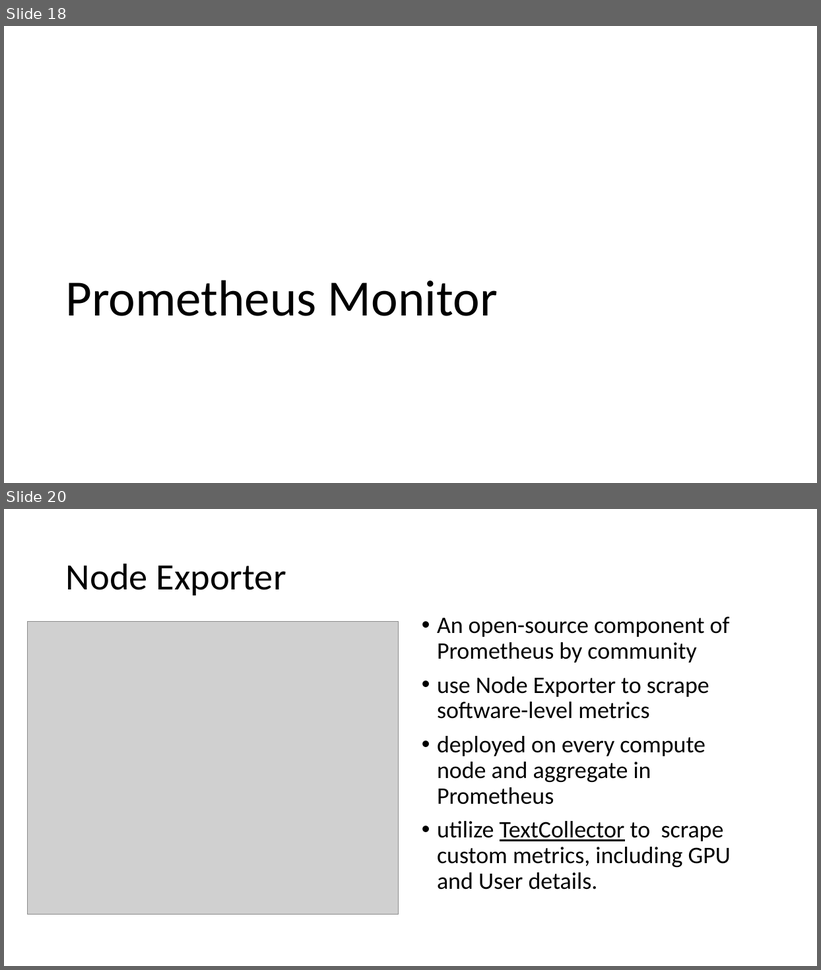
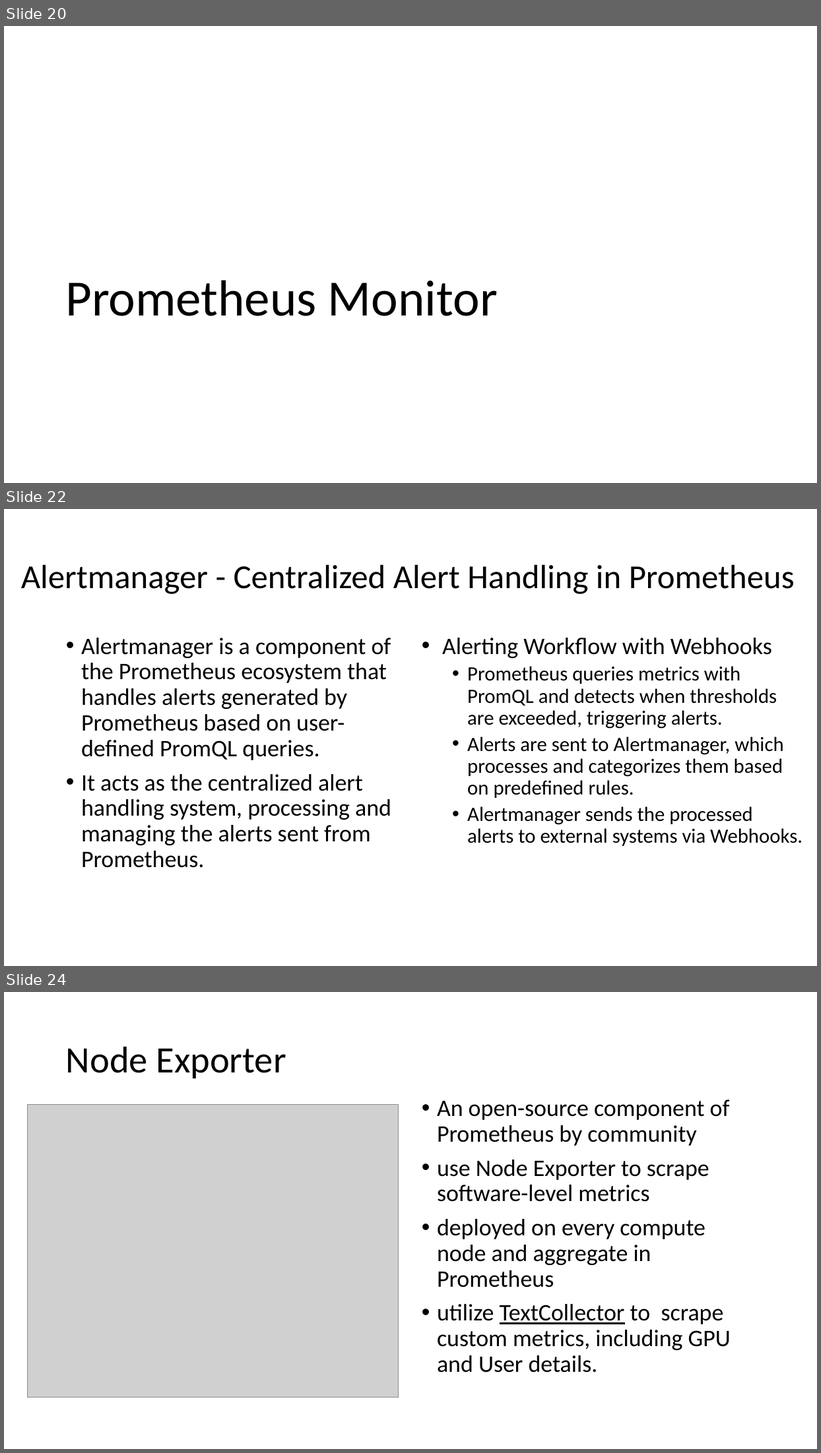
Before and after one commit to similar2/HPCAlertSystem, a slide deck: docs/高性能集群监控系统.pptx. Shown one above the other, each under a label of ours: slides 18 and 20 before the commit, slides 20, 22 and 24 after it; the slides between them are not shown. The pictures are 821x970 and 821x1453 pixels, drawn with LibreOffice and Linux fonts; fonts in the diff are those of the drawing; grey boxes stand for pictures. Boxes give left, top, right and bottom in pixels: in the first picture for what was removed or moved away, otherwise in the second. Text is boxed around its words. In the diff, an @@ line names an element or a change of style, - is before the commit and + after.

```diff
--- a/docs/高性能集群监控系统.pptx
+++ b/docs/高性能集群监控系统.pptx
@@ slide 22 added at bbox=[4, 509, 817, 966], background #FFFFFF @@
@@ title added at bbox=[21, 564, 795, 594], 39.6 pt, text #000000 @@
+Alertmanager - Centralized Alert Handling in Prometheus
@@ text added at bbox=[81, 638, 391, 868], 28 pt, text #000000 @@
+• Alertmanager is a component of the Prometheus ecosystem that handles alerts generated by Prometheus based on user-defined PromQL queries.
+• It acts as the centralized alert handling system, processing and managing the alerts sent from Prometheus.
@@ text added at bbox=[442, 638, 803, 846], 24 pt, text #000000 @@
+• Alerting Workflow with Webhooks
+  • Prometheus queries metrics with PromQL and detects when thresholds are exceeded, triggering alerts.
+  • Alerts are sent to Alertmanager, which processes and categorizes them based on predefined rules.
+  • Alertmanager sends the processed alerts to external systems via Webhooks.
@@ what was slide 18 is now slide 20 @@
@@ what was slide 20 is now slide 24 @@
```
Also in this commit, not shown: 2 slides changed, 3 other slides added.
